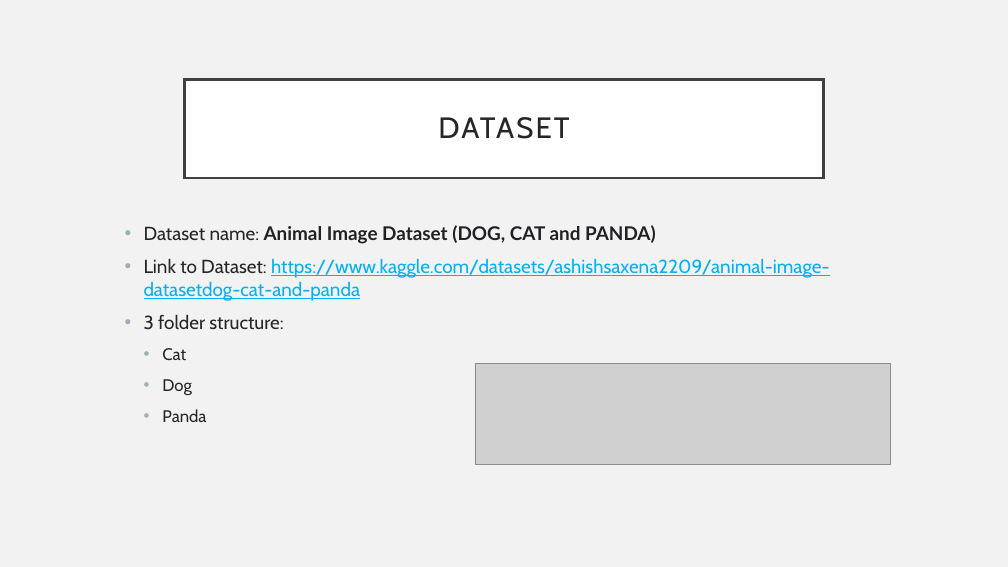
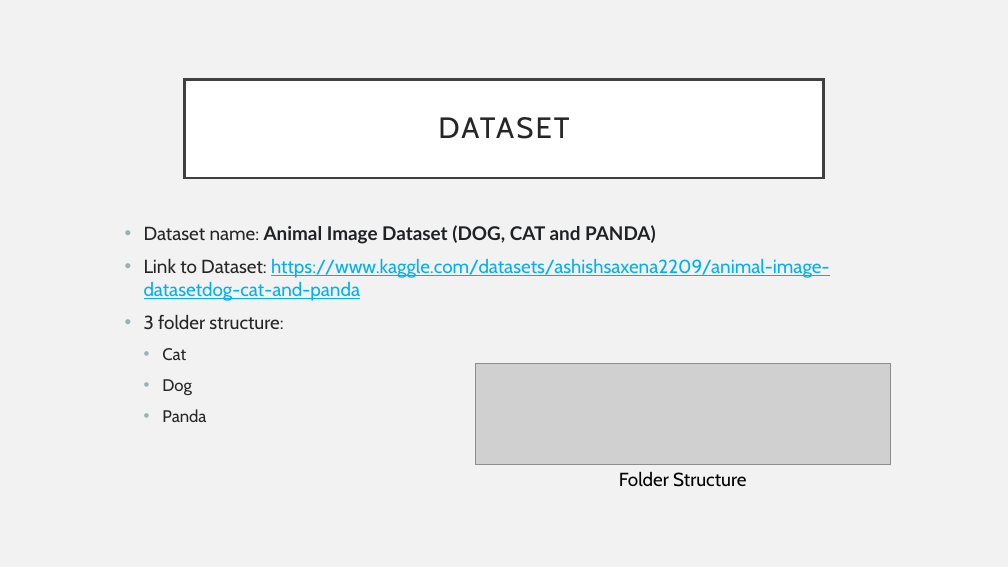
Before and after one commit to EZRA-DVLPR/MachineLearning-Comp542, a slide deck: slide 2 of group_proj/presentations/projPres1.pptx. Drawn at 1008x567 pixels with LibreOffice and Linux fonts; fonts in the diff are those of the drawing; grey boxes stand for pictures. Boxes give left, top, right and bottom in pixels: in the first picture for what was removed or moved away, otherwise in the second. Text is boxed around its words. In the diff, an @@ line names an element or a change of style, - is before the commit and + after.

```diff
--- a/group_proj/presentations/projPres1.pptx
+++ b/group_proj/presentations/projPres1.pptx
@@ text added at box(619, 471, 746, 487), 18 pt, text #000000 @@
+Folder Structure
```
Also in this commit, not shown: 1 other slide changed, 2 other files.
